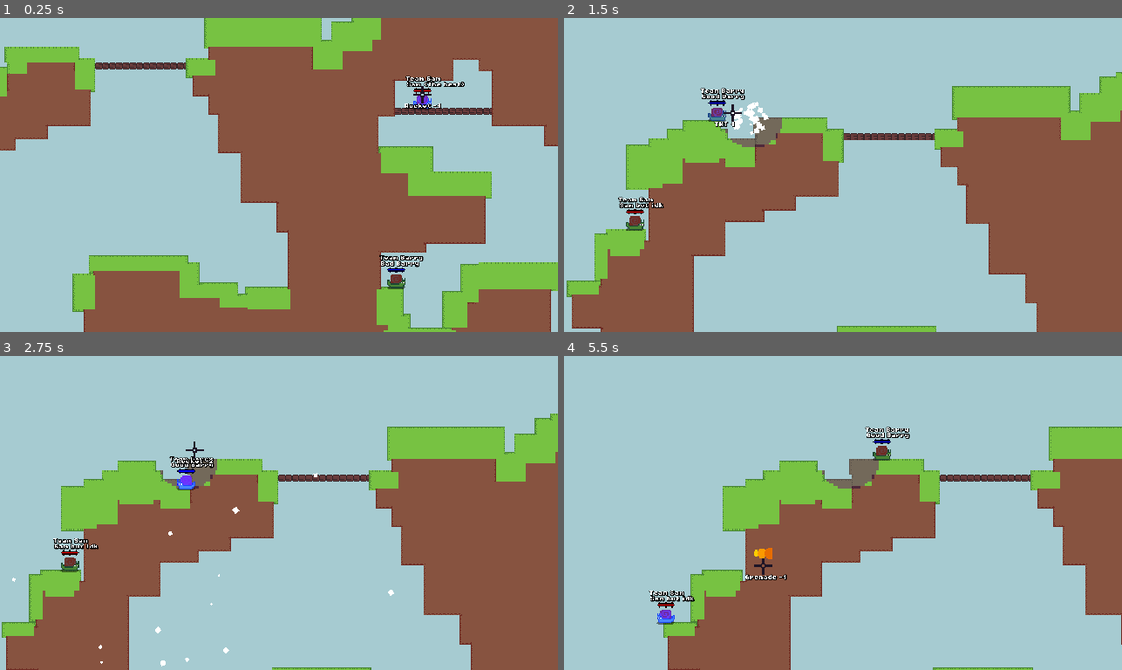
Above: before the commit, frames 1-4 (two rows, left to right).
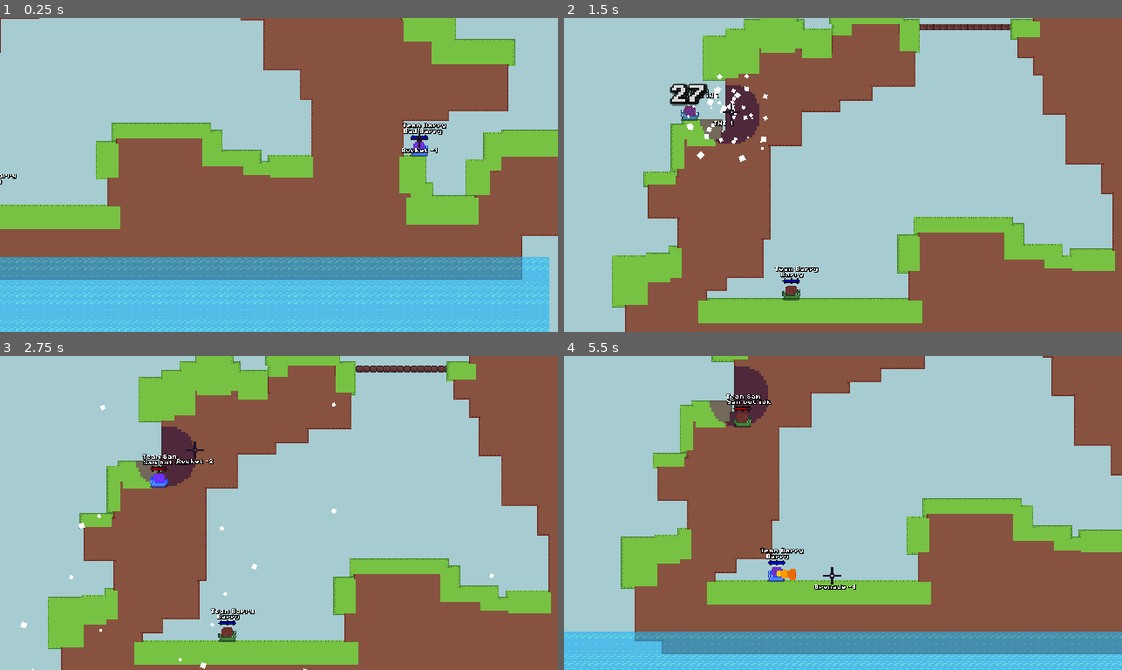
Above: after the commit, the same moments.

Repository: codingbanana21/Snail-Wars
Game: Godot game, scene res://scenes/game.tscn
The game is run twice, just before and just after one commit, with the same random seed, the same clock (stepped at 60 frames per second) and the same inputs.
Inputs (mouse positions are in pixels of both pictures, inside the frame that each line leads up to):
- Up to frame 1 (0.25 s): no input
- Up to frame 2 (1.5 s): tap Enter (skip) at 0.5 s; move the mouse to (870, 175) at 0.52 s; press the mouse at (870, 175) at 0.53 s; hold D (right) from 0.53 s (still down); tap W (jump) at 0.77 s; move the mouse to (815, 175) at 1.27 s; release the mouse at (815, 175) at 1.28 s; tap Mouse wheel down (last_weapon) at 1.35 s
- Up to frame 3 (2.75 s): tap W (jump) at 1.52 s; move the mouse to (290, 506) at 2.02 s; release D (right) at 2.03 s; hold A (left) from 2.03 s (still down); tap Mouse wheel up (next_weapon) at 2.1 s
- Up to frame 4 (5.5 s): move the mouse to (837, 519) at 2.77 s; release A (left) at 2.78 s; hold D (right) 2.78-4.28 s; click (837, 519) at 2.85 s; tap W (jump) at 3.02, 3.77, 4.52 s; move the mouse to (887, 516) at 3.52 s; tap Mouse wheel down (last_weapon) at 3.6 s; move the mouse to (798, 509) at 4.27 s; hold A (left) 4.28-5.03 s; tap Mouse wheel up (next_weapon) at 4.35 s; move the mouse to (848, 513) at 5.02 s; press the mouse at (848, 513) at 5.03 s; hold D (right) from 5.03 s (still down)

The runs differ from the first frame. In frame 1, 70% of the frame differs, in the area x 0-100%, y 0-100%; in frame 2, 54%; in frame 3, 53%; in frame 4, 63%.

Commit message:
Change shoting

Diff:
--- a/projectiles/air_strike.tscn
+++ b/projectiles/air_strike.tscn
@@ -4,8 +4,8 @@
 
 [node name="AirStrike" unique_id=791496552 instance=ExtResource("1_y44nj")]
 speed = 0.0
-damage = 50.0
-knockback = 800
+damage = 55.0
+knockback = 1200
 explosion_size = 22
 explosion_accuracy = 30.0
 spawn_at_mouse = true
--- a/projectiles/bomb.tscn
+++ b/projectiles/bomb.tscn
@@ -7,12 +7,12 @@
 radius = 7.0
 
 [node name="Bomb" unique_id=791496552 instance=ExtResource("1_8u238")]
-speed = 80.0
+speed = 85.0
 damage = 60.0
-knockback = 1500
+knockback = 1400
 explosion_time = 1.5
 explosion_size = 22
-explosion_accuracy = 30.0
+explosion_accuracy = 32.0
 
 [node name="Image" parent="." index="0" unique_id=2045045234]
 texture = ExtResource("2_3xfjl")
--- a/projectiles/destroyer_of_games.tscn
+++ b/projectiles/destroyer_of_games.tscn
@@ -4,12 +4,12 @@
 
 [node name="DestroyerOfGames" unique_id=791496552 instance=ExtResource("1_cudxu")]
 speed = 0.0
-projectile_gravity = 1800
-damage = 200.0
+projectile_gravity = 1500
+damage = 100.0
 knockback = 2000
-explosion_time = 12.0
+explosion_time = 100.0
 explosion_size = 30
 explosion_accuracy = 40.0
-projectile_hp = 4
+projectile_hp = 5
 bounce = true
 spawn_at_mouse = true
--- a/projectiles/drill.tscn
+++ b/projectiles/drill.tscn
@@ -5,7 +5,7 @@
 
 [node name="Drill" unique_id=152536886 instance=ExtResource("1_d7knd")]
 speed = 55.0
-damage = 30.0
+damage = 35.0
 knockback = 800
 explosion_size = 8
 explosion_accuracy = 10.0
--- a/projectiles/drill_strike.tscn
+++ b/projectiles/drill_strike.tscn
@@ -5,7 +5,8 @@
 
 [node name="DrillStrike" unique_id=791496552 instance=ExtResource("1_qlak5")]
 speed = 0.0
-knockback = 650
+damage = 35.0
+knockback = 800
 explosion_size = 8
 explosion_accuracy = 10.0
 projectile_hp = 10
--- a/projectiles/tnt.tscn
+++ b/projectiles/tnt.tscn
@@ -7,11 +7,11 @@
 radius = 7.0
 
 [node name="TNT" unique_id=791496552 instance=ExtResource("1_2ywih")]
-speed = 30.0
+speed = 20.0
 damage = 80.0
 knockback = 1800
-explosion_size = 26
-explosion_accuracy = 36.0
+explosion_size = 28
+explosion_accuracy = 38.0
 
 [node name="Image" parent="." index="0" unique_id=2045045234]
 texture = ExtResource("2_gjjih")
--- a/scenes/mouse.tscn
+++ b/scenes/mouse.tscn
@@ -3,7 +3,6 @@
 [ext_resource type="Script" uid="uid://dq5pcpy5obcn6" path="res://scripts/Mouse.gd" id="1_ouscy"]
 [ext_resource type="Texture2D" uid="uid://3tydmbpohdgr" path="res://assets/images/cross.png" id="2_xa71f"]
 [ext_resource type="LabelSettings" uid="uid://cm76igu117yxn" path="res://assets/fonts/label_settings.tres" id="3_xa71f"]
-[ext_resource type="Texture2D" uid="uid://bekdgnnikk6tf" path="res://assets/images/shot.png" id="4_iog6k"]
 
 [node name="Mouse" type="Node2D" unique_id=444797727]
 z_index = 100
@@ -22,16 +21,6 @@
 label_settings = ExtResource("3_xa71f")
 horizontal_alignment = 1
 
-[node name="ProgressBar" type="TextureProgressBar" parent="." unique_id=15421034]
-offset_left = -8.0
-offset_top = -19.5
-offset_right = 15.0
-offset_bottom = -3.5
-max_value = 10.0
-step = 0.1
-texture_progress = ExtResource("4_iog6k")
-tint_progress = Color(1, 1, 0, 1)
-
 [node name="ShakeTimer" type="Timer" parent="." unique_id=1389379614]
 one_shot = true
 
--- a/scenes/player.tscn
+++ b/scenes/player.tscn
@@ -5,6 +5,7 @@
 [ext_resource type="LabelSettings" uid="uid://cm76igu117yxn" path="res://assets/fonts/label_settings.tres" id="3_qhqgy"]
 [ext_resource type="Texture2D" uid="uid://y40cu0b2lobn" path="res://assets/images/hp_bar.png" id="4_dqkch"]
 [ext_resource type="Texture2D" uid="uid://80ku7v6di7w0" path="res://assets/images/hp_bar2.png" id="4_qlg0r"]
+[ext_resource type="Texture2D" uid="uid://bekdgnnikk6tf" path="res://assets/images/shot.png" id="6_tuyoq"]
 
 [sub_resource type="CapsuleShape2D" id="CapsuleShape2D_fo7mc"]
 radius = 5.0
@@ -57,7 +58,7 @@
 label_settings = ExtResource("3_qhqgy")
 horizontal_alignment = 1
 
-[node name="ProgressBar" type="TextureProgressBar" parent="." unique_id=1037694749]
+[node name="HPBar" type="TextureProgressBar" parent="." unique_id=1037694749]
 offset_left = -8.5
 offset_top = -17.0
 offset_right = 14.5
@@ -66,6 +67,16 @@
 texture_under = ExtResource("4_qlg0r")
 texture_progress = ExtResource("4_dqkch")
 
+[node name="ShotBar" type="TextureProgressBar" parent="." unique_id=229378025]
+offset_right = 48.0
+offset_bottom = 16.0
+offset_transform_enabled = true
+offset_transform_position = Vector2(0, -8)
+max_value = 10.0
+step = 0.1
+texture_progress = ExtResource("6_tuyoq")
+tint_progress = Color(1, 1, 0, 1)
+
 [node name="NextPlayerTimer" type="Timer" parent="." unique_id=968713583]
 wait_time = 3.0
 one_shot = true
--- a/scripts/Mouse.gd
+++ b/scripts/Mouse.gd
@@ -1,14 +1,12 @@
 extends Node2D
 
 @onready var weapon_label: Label = $WeaponLabel
-@onready var progress_bar: TextureProgressBar = $ProgressBar
 @onready var shake_timer: Timer = $ShakeTimer
 @onready var camera_2d: Camera2D = $Camera2D
 
 const WEAPONS: Array[String] = ["Rocket", "Grenade", "Drill", "Bomb", "Air Strike", "Drill Strike", "TNT", "Destroyer Of Games"]
 
 var moving: bool = false
-var shot_progess: float = 0.0
 var shake_amount: float = 0.0
 var weapon_left: String
 var weapon: int
@@ -19,7 +17,6 @@
 
 
 func _process(delta: float) -> void:
-	progress_bar.value = shot_progess
 	weapon_label.text = WEAPONS[weapon]+" "+weapon_left
 
 	if !shake_timer.is_stopped():
--- a/scripts/game.gd
+++ b/scripts/game.gd
@@ -5,8 +5,8 @@
 
 
 func _ready() -> void:
-	#player_turn = randi_range(0, players_in_team - 1)
-	#team_turn = randi_range(0, 1)
+	Globals.player_turn = randi_range(0, Globals.players_in_team - 1)
+	Globals.team_turn = randi_range(0, Globals.number_of_teams)
 	Globals.next_player()
 
 
--- a/scripts/player.gd
+++ b/scripts/player.gd
@@ -4,7 +4,8 @@
 @onready var snail: Sprite2D = $Snail
 @onready var name_label: Label = $NameLabel
 @onready var team_label: Label = $TeamLabel
-@onready var progress_bar: TextureProgressBar = $ProgressBar
+@onready var hp_bar: TextureProgressBar = $HPBar
+@onready var shot_bar: TextureProgressBar = $ShotBar
 @onready var next_player_timer: Timer = $NextPlayerTimer
 
 @export var player_number: int = 0
@@ -29,10 +30,14 @@
 func _ready() -> void:
 	name_label.text = player_name
 	team_label.text = "Team " + team
-	progress_bar.modulate = team_color
+	hp_bar.modulate = team_color
+	hp_bar.max_value = max_hp
 
 
 func _process(delta: float) -> void:
+	shot_bar.rotation = global_position.angle_to_point(Mouse.global_position)
+	shot_bar.value = projectile_speed
+
 	if global_position.y >= 200:
 		damage(1)
 
@@ -62,7 +67,6 @@
 	weapon %= 7
 	Mouse.weapon_left = str(Globals.teams_weapons[team_number][weapon])
 	Mouse.weapon = weapon
-	Mouse.shot_progess = projectile_speed
 
 	if global_position > Mouse.global_position and Mouse.moving:
 		snail.flip_h = true
@@ -119,8 +123,7 @@
 
 func damage(damge: float):
 	hp -= damge
-	progress_bar.max_value = max_hp
-	progress_bar.value = hp
+	hp_bar.value = hp
 
 	var hit_damge: Label = load("res://scenes/hit_damage.tscn").instantiate()
 	hit_damge.text = str(int(damge))
--- a/scripts/projectile.gd
+++ b/scripts/projectile.gd
@@ -5,10 +5,10 @@
 @onready var explosion_timer: Timer = $ExplosionTimer
 
 @export var speed: float = 65.0
-@export var projectile_gravity: int = 600
-@export var damage: float = 40
+@export var projectile_gravity: int = 500
+@export var damage: float = 45
 @export var knockback: int = 1000
-@export var explosion_time: float = 2.5
+@export var explosion_time: float = 2.9
 @export var explosion_size: int = 14
 @export var explosion_accuracy: float = 20
 @export var projectile_hp: int = 1
@@ -36,28 +36,26 @@
 
 func explode(big_explode: bool = false):
 	projectile_hp -= 1
+
 	if projectile_hp <= 0 or big_explode:
 		big_explode = true
 		queue_free()
-
-	if big_explode:
-		Mouse.shake(damage / 10.0)
-	else:
-		Mouse.shake(damage / 20.0)
 
 	var hit_particle: GPUParticles2D = load("res://scenes/hit_particle.tscn").instantiate()
 	hit_particle.global_position = global_position
 	hit_particle.emitting = true
 
 	if big_explode:
+		Mouse.shake(damage / 10.0)
 		hit_particle.amount = int(damage)
 	else:
+		Mouse.shake(damage / 20.0)
 		hit_particle.amount = int(damage / 2.0)
 
 	get_parent().add_child(hit_particle)
 
 	if bounce:
-		velocity.y *= -1
+		velocity.y *= -0.8
 
 	# destroy map
 	var tile_position: Vector2 = round(global_position / 4.0)
